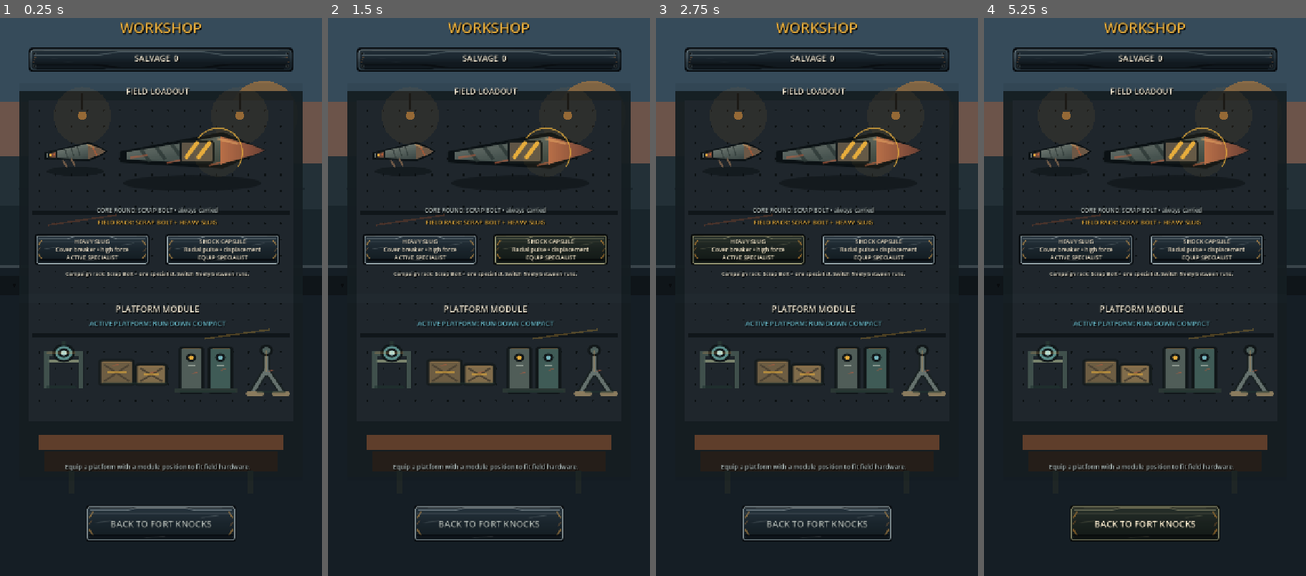
Above: before the commit, frames 1-4 (left to right).
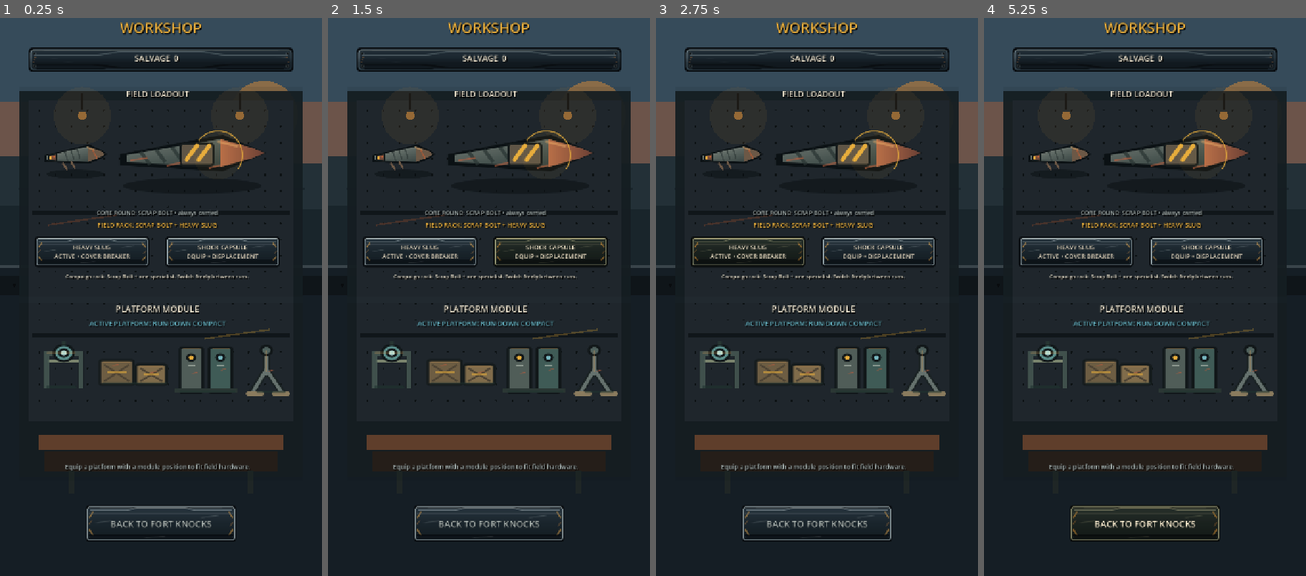
Above: after the commit, the same moments.

Repository: phantompixel-developer/FortKnocks
Game: Godot game, scene res://game/progression/workshop_screen.tscn
Same seed, same stepped clock (60 frames per second), same inputs: the game is played once before the commit and once after it. This scene is started directly instead of the project's main scene.
Inputs:
- Up to frame 1 (0.25 s): no input
- Up to frame 2 (1.5 s): click "HEAVY SLUG Cover breaker • hi…" (after the commit: "HEAVY SLUG ACTIVE • COVER BRE…") at 0.5 s; click "SHOCK CAPSULE Radial pulse • …" (after the commit: "SHOCK CAPSULE EQUIP • DISPLAC…") at 1.25 s
- Up to frame 3 (2.75 s): click "HEAVY SLUG Cover breaker • hi…" (after the commit: "HEAVY SLUG ACTIVE • COVER BRE…") at 2 s
- Up to frame 4 (5.25 s): click "SHOCK CAPSULE Radial pulse • …" (after the commit: "SHOCK CAPSULE EQUIP • DISPLAC…") at 2.75 s; click "HEAVY SLUG Cover breaker • hi…" (after the commit: "HEAVY SLUG ACTIVE • COVER BRE…") at 3.5 s; click "SHOCK CAPSULE Radial pulse • …" (after the commit: "SHOCK CAPSULE EQUIP • DISPLAC…") at 4.25 s; click "BACK TO FORT KNOCKS" at 5 s

The runs differ from the first frame. In frame 1, 4.4% of the frame differs, in the area x 10-87%, y 12-47%; in frame 2, 4.4%; in frame 3, 4.4%; in frame 4, 4.4%.

Commit message:
ui: keep Workshop status clear and simplify specialist controls

Diff:
--- a/game/progression/workshop_screen.tscn
+++ b/game/progression/workshop_screen.tscn
@@ -58,19 +58,19 @@
 visible = false
 layout_mode = 0
 offset_left = 72.0
-offset_top = 182.0
+offset_top = 158.0
 offset_right = 648.0
-offset_bottom = 220.0
-theme_override_font_sizes/font_size = 16
+offset_bottom = 178.0
+theme_override_font_sizes/font_size = 14
 text = "UTILITY MODULE BUILT"
 horizontal_alignment = 1
 
 [node name="LoadoutCard" type="ColorRect" parent="."]
 layout_mode = 0
 offset_left = 44.0
-offset_top = 180.0
+offset_top = 186.0
 offset_right = 676.0
-offset_bottom = 650.0
+offset_bottom = 656.0
 color = Color(0.02, 0.025, 0.023, 0.08)
 
 [node name="Header" type="Label" parent="LoadoutCard"]
@@ -119,8 +119,8 @@
 offset_top = 334.0
 offset_right = 292.0
 offset_bottom = 406.0
-theme_override_font_sizes/font_size = 13
-text = "HEAVY SLUG\nCover breaker • high force\nACTIVE SPECIALIST"
+theme_override_font_sizes/font_size = 14
+text = "HEAVY SLUG\nACTIVE • COVER BREAKER"
 
 [node name="ShockButton" type="Button" parent="LoadoutCard"]
 layout_mode = 0
@@ -128,8 +128,8 @@
 offset_top = 334.0
 offset_right = 584.0
 offset_bottom = 406.0
-theme_override_font_sizes/font_size = 13
-text = "SHOCK CAPSULE\nRadial pulse • displacement\nEQUIP SPECIALIST"
+theme_override_font_sizes/font_size = 14
+text = "SHOCK CAPSULE\nEQUIP • DISPLACEMENT"
 
 [node name="RuleLabel" type="Label" parent="LoadoutCard"]
 layout_mode = 0
